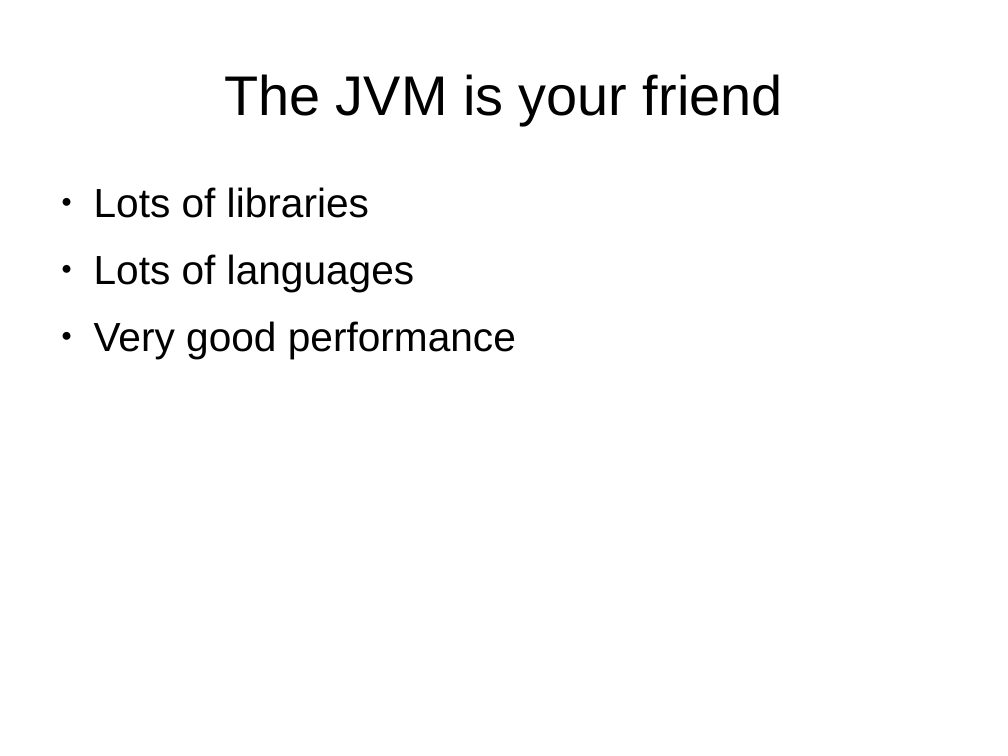
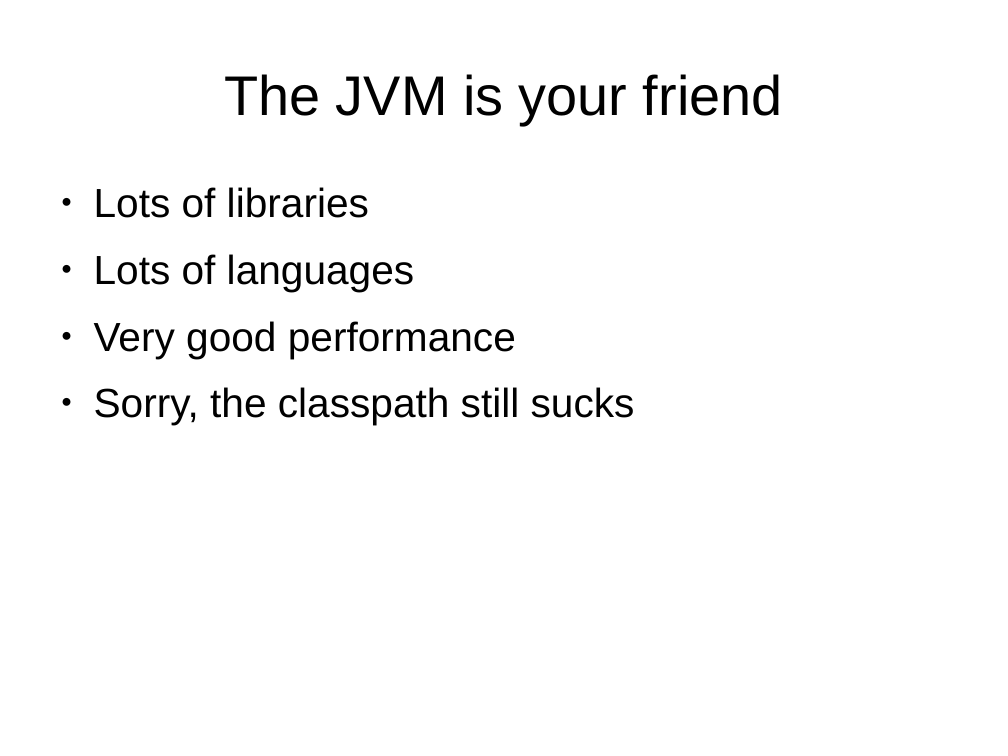
Before and after one commit to djwhitt/cposc2009, a slide deck: slide 9 of slides.odp. Drawn at 1008x756 pixels with LibreOffice and Linux fonts; fonts in the diff are those of the drawing. Boxes give left, top, right and bottom in pixels: in the first picture for what was removed or moved away, otherwise in the second. Text is boxed around its words. In the diff, an @@ line names an element or a change of style, - is before the commit and + after.

```diff
--- a/slides.odp
+++ b/slides.odp
@@ text at bbox=[94, 387, 635, 425]: paragraph added @@
+● Sorry, the classpath still sucks
```
